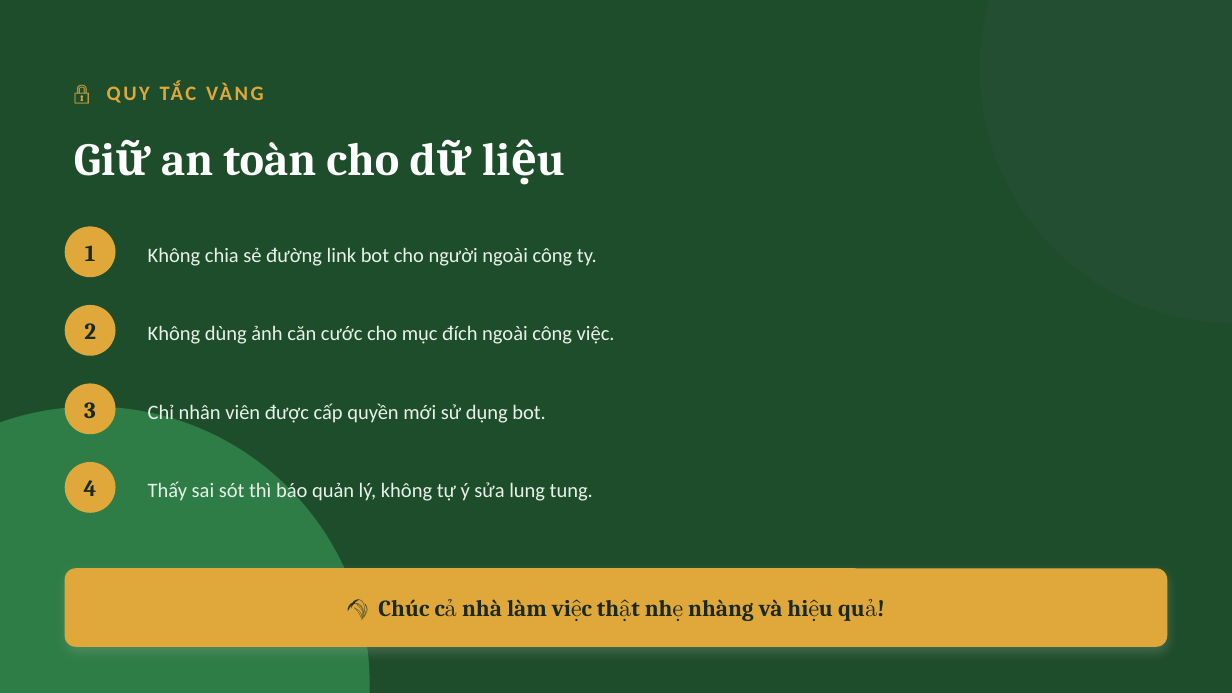
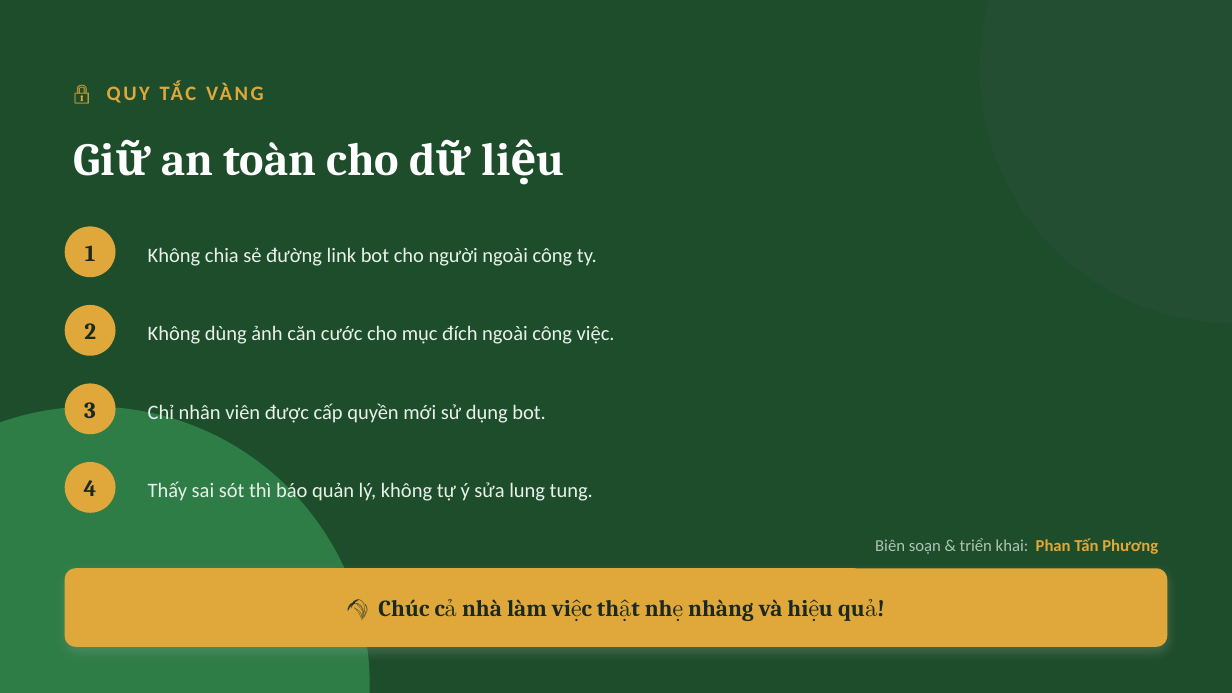
Before and after one commit to nmgaothanhhuongbd/n8n, a slide deck: slide 12 of automation-thanh-huong/huong-dan/SoTay_MiniApp_ThanhHuong.pptx. Drawn at 1232x693 pixels with LibreOffice and Linux fonts; fonts in the diff are those of the drawing. Boxes give left, top, right and bottom in pixels: in the first picture for what was removed or moved away, otherwise in the second. Text is boxed around its words. In the diff, an @@ line names an element or a change of style, - is before the commit and + after.

```diff
--- a/automation-thanh-huong/huong-dan/SoTay_MiniApp_ThanhHuong.pptx
+++ b/automation-thanh-huong/huong-dan/SoTay_MiniApp_ThanhHuong.pptx
@@ text added at [875,538,1158,554], 13 pt, text #AFC3B4 @@
+Biên soạn & triển khai: Phan Tấn Phương
```
Also in this commit, not shown: 1 other slide changed, 5 other files.
